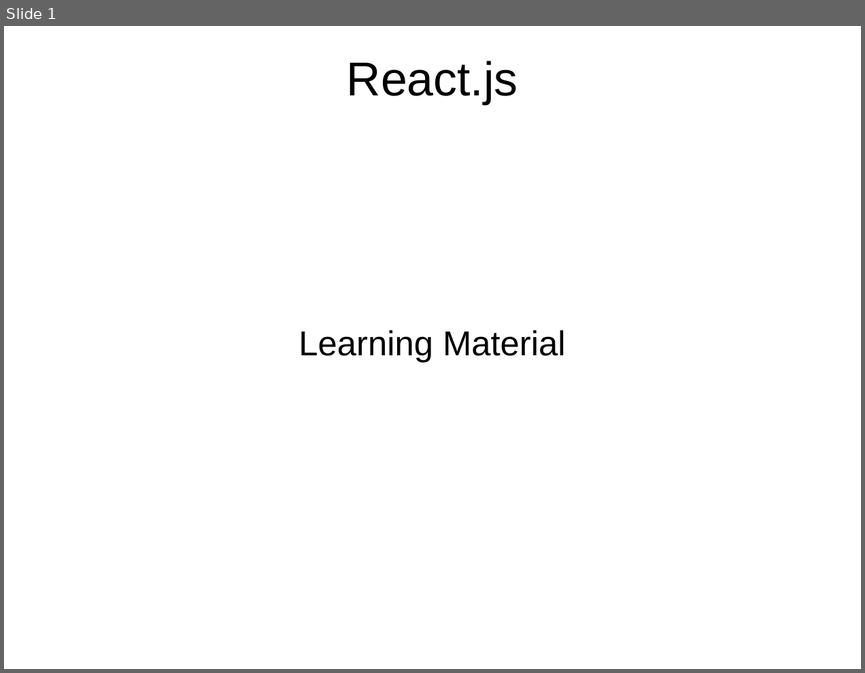
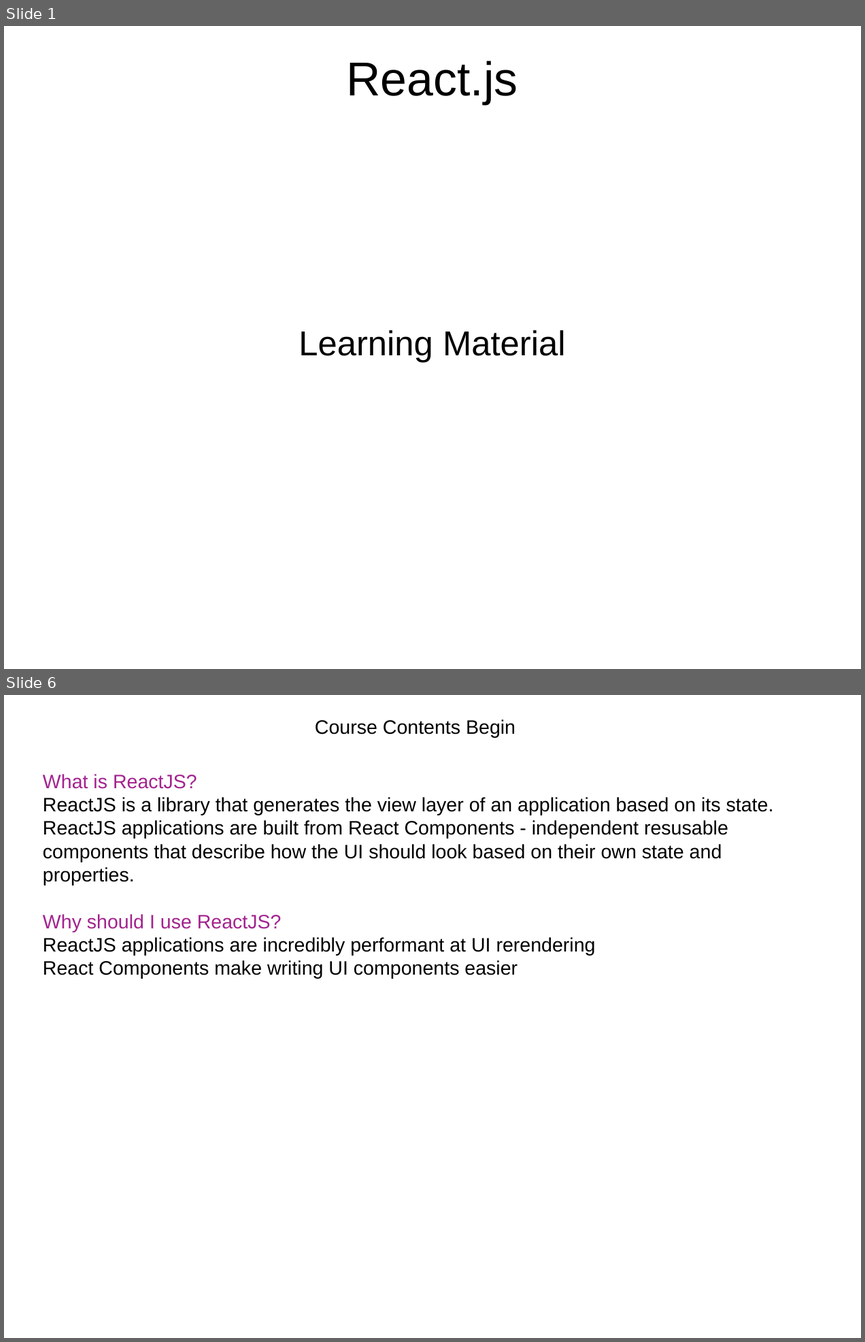
Before and after one commit to yogeshwar1996/ReactJS, a slide deck: LearnReact.pptx. Shown one above the other, each under a label of ours: slide 1 before the commit, slides 1 and 6 after it; the slides between them are not shown. The pictures are 865x673 and 865x1342 pixels, drawn with LibreOffice and Linux fonts; fonts in the diff are those of the drawing; background and template pictures are left out. Boxes give left, top, right and bottom in pixels: in the first picture for what was removed or moved away, otherwise in the second. Text is boxed around its words. In the diff, an @@ line names an element or a change of style, - is before the commit and + after.

Commit message:
What is ReactJS Why should I use ReactJS

```diff
--- a/LearnReact.pptx
+++ b/LearnReact.pptx
@@ slide 6 added at (x1=4, y1=695, x2=861, y2=1338), background picture (left out) @@
@@ text added at (x1=315, y1=719, x2=515, y2=737), 18 pt, text #000000 @@
+Course Contents Begin
@@ text added at (x1=43, y1=774, x2=774, y2=979), 18 pt, text #000000 @@
+What is ReactJS?
+ReactJS is a library that generates the view layer of an application based on its state. ReactJS applications are built from React Components - independent resusable components that describe how the UI should look based on their own state and properties.
+Why should I use ReactJS?
+ReactJS applications are incredibly performant at UI rerendering
+React Components make writing UI components easier
```
Also in this commit, not shown: 3 slides changed, 1 other slide added, 1 slide removed.
